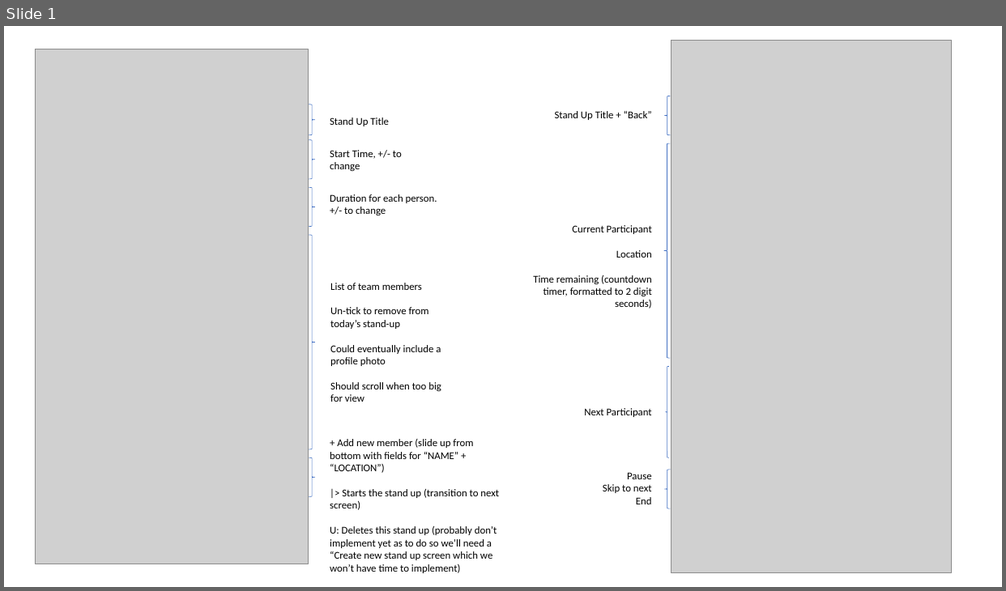
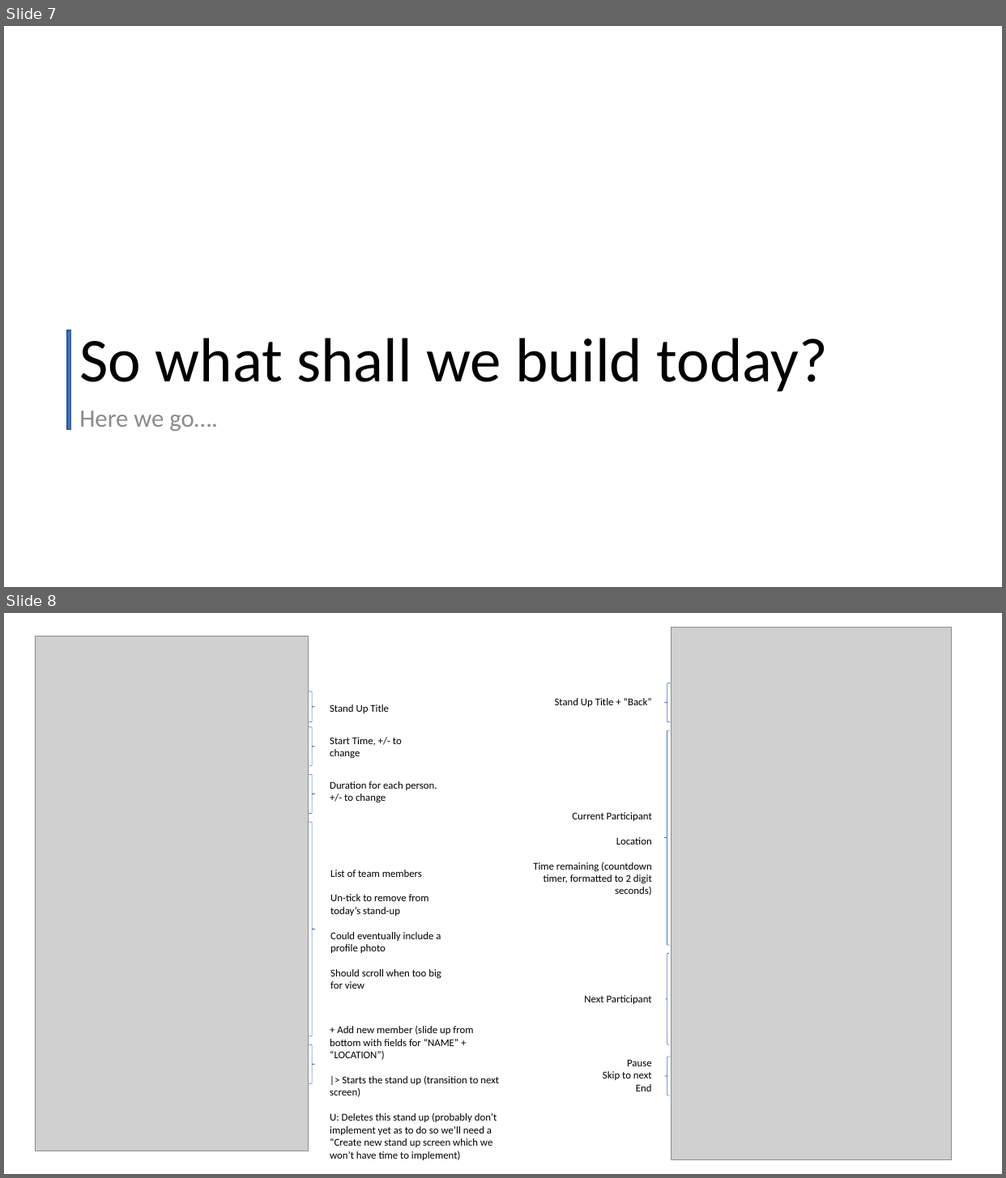
Before and after one commit to davefielding/stand-original, a slide deck: design/basic-design.pptx. Shown one above the other, each under a label of ours: slide 1 before the commit, slides 7 and 8 after it. The pictures are 1006x591 and 1006x1178 pixels, drawn with LibreOffice and Linux fonts; fonts in the diff are those of the drawing; grey boxes stand for pictures. Boxes give left, top, right and bottom in pixels: in the first picture for what was removed or moved away, otherwise in the second. Text is boxed around its words. In the diff, an @@ line names an element or a change of style, - is before the commit and + after.

```diff
--- a/design/basic-design.pptx
+++ b/design/basic-design.pptx
@@ slide 7 added at (x1=4, y1=26, x2=1002, y2=587), background #FFFFFF @@
@@ rectangle added at (x1=67, y1=331, x2=70, y2=430), fill #4472C4, outline #325491 1 pt @@
@@ title added at (x1=79, y1=338, x2=829, y2=392), 60 pt, text #000000 @@
+So what shall we build today?
@@ text added at (x1=79, y1=411, x2=218, y2=431), 24 pt, text #8C8C8C @@
+Here we go….
@@ what was slide 1 is now slide 8 @@
```
Also in this commit, not shown: 12 other slides added.
